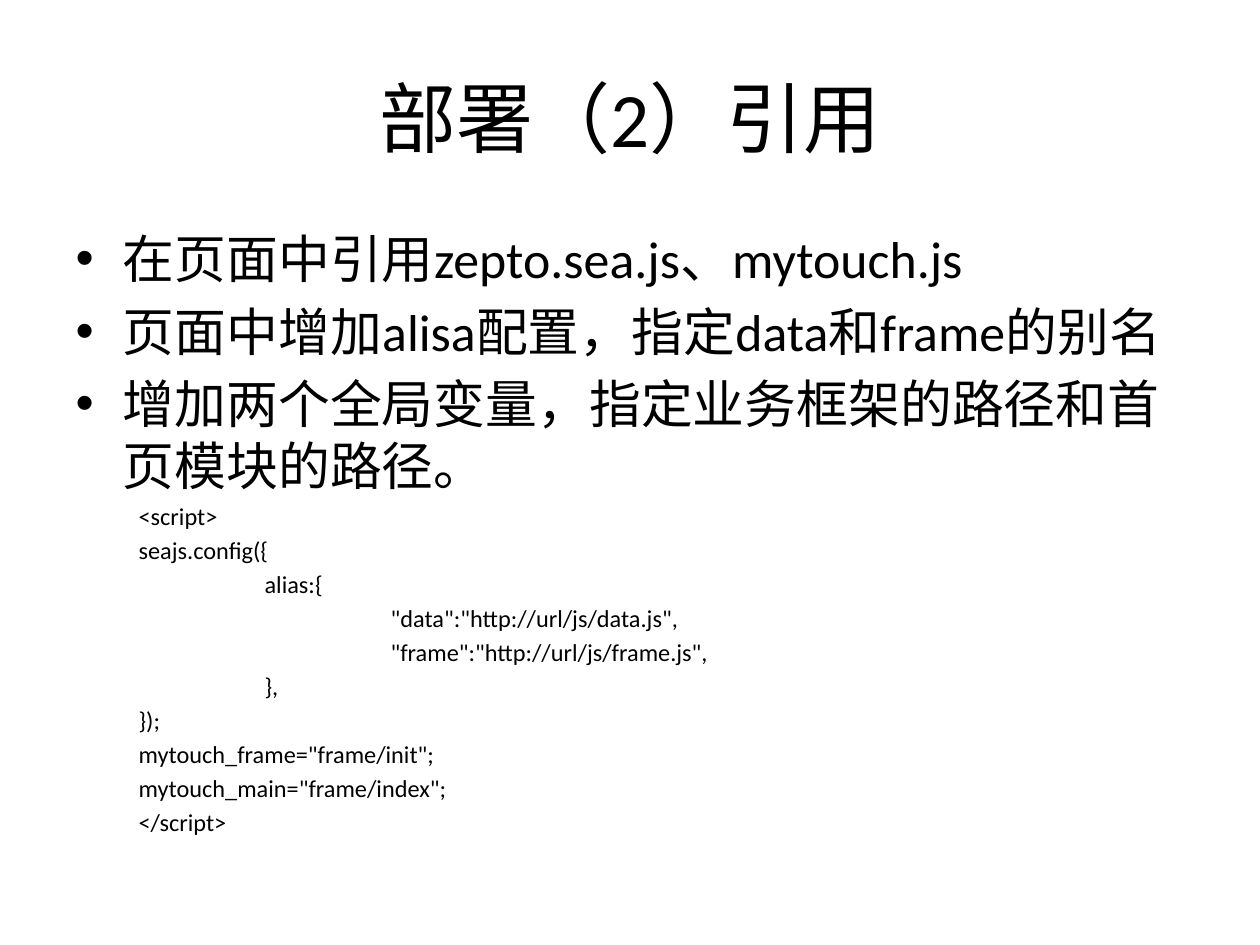
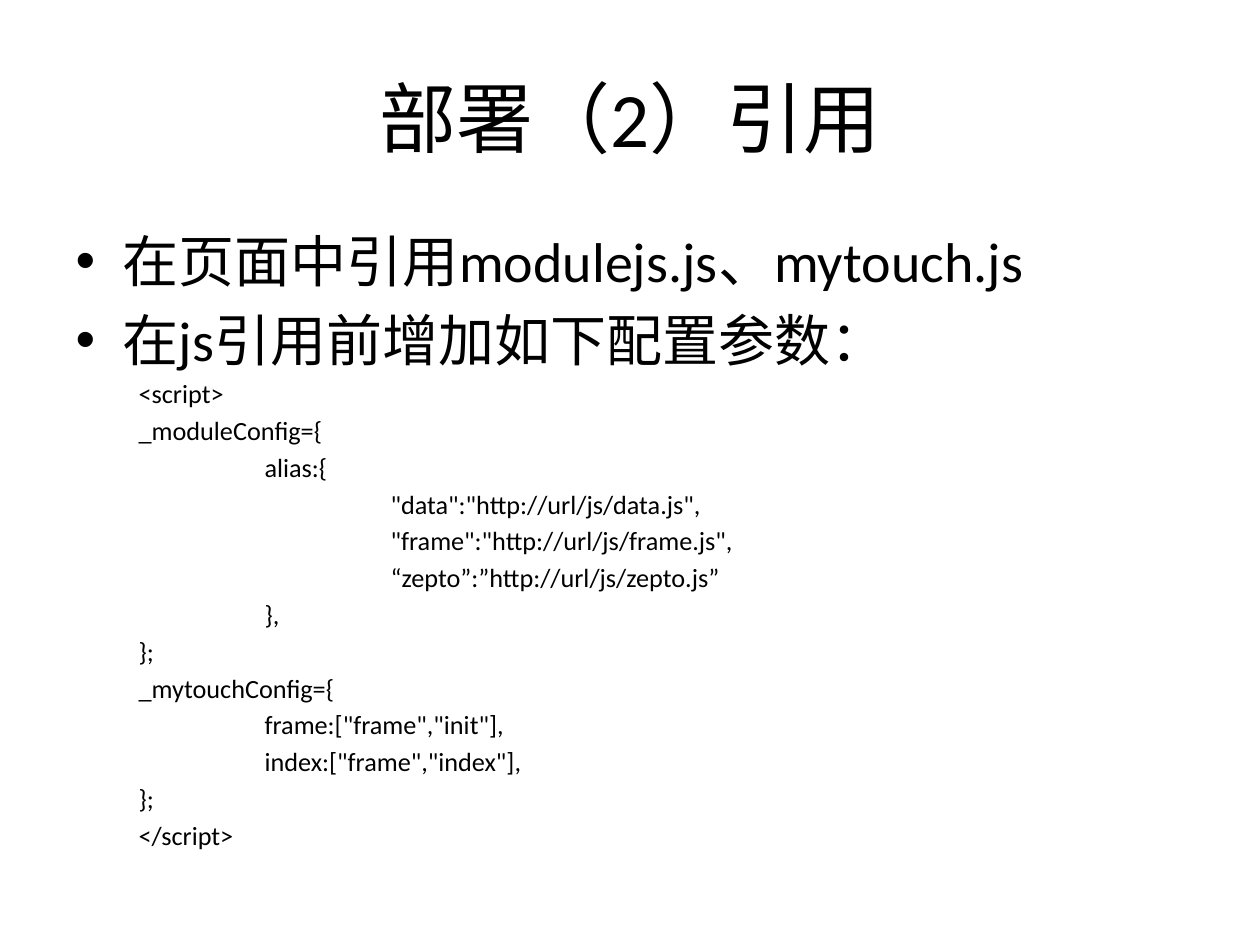
Before and after one commit to dearlordchen/mytouch, a slide deck: slide 8 of Mytouch移动web开发框架介绍.pptx (slide 6 before the commit). Drawn at 1260x945 pixels with LibreOffice and Linux fonts; fonts in the diff are those of the drawing. Boxes give left, top, right and bottom in pixels: in the first picture for what was removed or moved away, otherwise in the second. Text is boxed around its words. In the diff, an @@ line names an element or a change of style, - is before the commit and + after.

```diff
--- a/Mytouch移动web开发框架介绍.pptx
+++ b/Mytouch移动web开发框架介绍.pptx
@@ text at [123,235,1023,371]: text changed; size 29.6 to 32 pt @@
-• 在页面中引用zepto.sea.js、mytouch.js
-• 页面中增加alisa配置，指定data和frame的别名
-• 增加两个全局变量，指定业务框架的路径和首页模块的路径。
+• 在页面中引用modulejs.js、mytouch.js
+• 在js引用前增加如下配置参数：
@@ text at [139,385,733,850]: size 13.9 to 15 pt in "<script>", "alias:{", ""data":"http://url/js/data.js",", ""frame":"http://url/js/frame.js"," and 2 more places @@
@@ text at [139,421,322,445]: text changed; size 13.9 to 15 pt @@
-  seajs.config({
+  _moduleConfig={
@@ text at [391,568,720,592]: paragraph added @@
+  “zepto”:”http://url/js/zepto.js”
@@ text at [139,679,521,775]: text changed; size 13.9 to 15 pt @@
-  });
-  mytouch_frame="frame/init";
-  mytouch_main="frame/index";
+  };
+  _mytouchConfig={
+  frame:["frame","init"],
+  index:["frame","index"],
+  };
```
Also in this commit, not shown: 6 other slides changed, 2 slides added, 2 slides removed, 1 other file.
